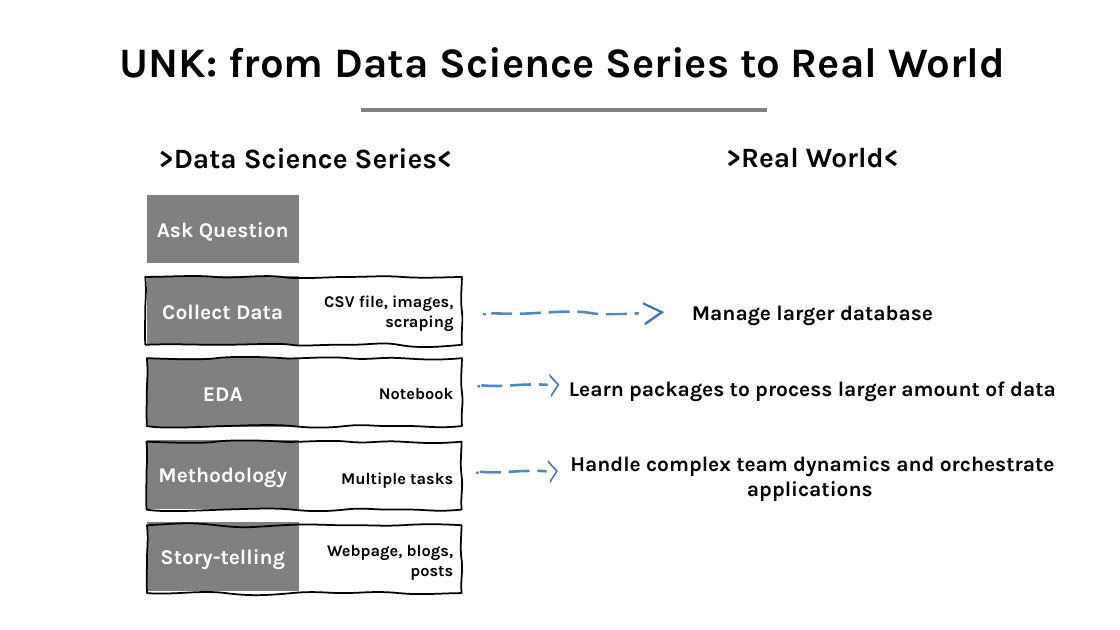
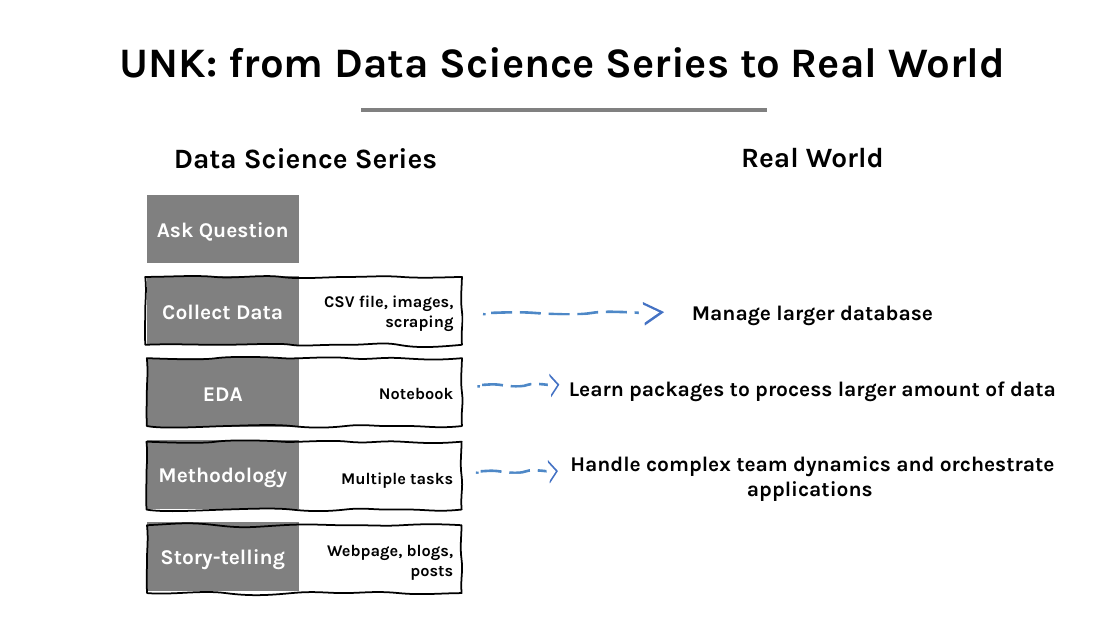
Before and after one commit to Harvard-IACS/2020-AC295, a slide deck: slide 4 of content/lectures/lecture1/presentation/lecture1_draft.pptx (slide 14 before the commit). Drawn at 1120x630 pixels with LibreOffice and Linux fonts; fonts in the diff are those of the drawing. Boxes give left, top, right and bottom in pixels: in the first picture for what was removed or moved away, otherwise in the second. Text is boxed around its words. In the diff, an @@ line names an element or a change of style, - is before the commit and + after.

```diff
--- a/content/lectures/lecture1/presentation/lecture1_draft.pptx
+++ b/content/lectures/lecture1/presentation/lecture1_draft.pptx
@@ text at (174, 148, 437, 169): text changed @@
->Data Science Series<
+Data Science Series
@@ text at (741, 147, 884, 168): text changed @@
->Real World<
+Real World
@@ outline redrawn in 3 elements at (484, 313, 644, 339), (479, 385, 550, 411), (477, 471, 549, 497) @@
```
Also in this commit, not shown: 12 other slides changed, 1 slide added, 7 other files.
